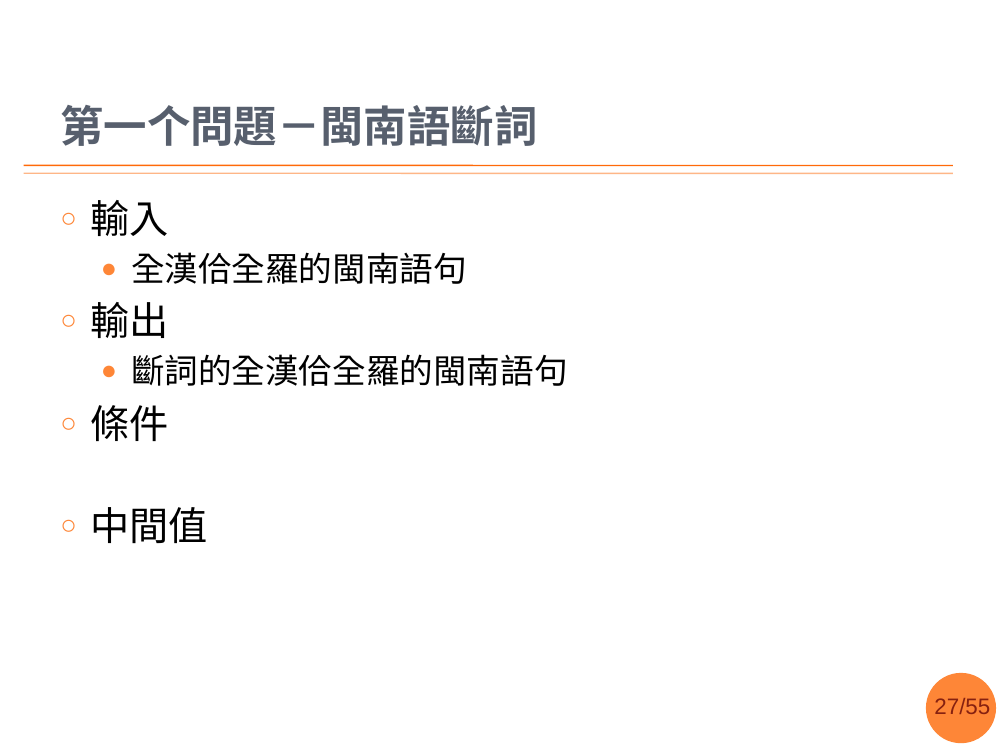
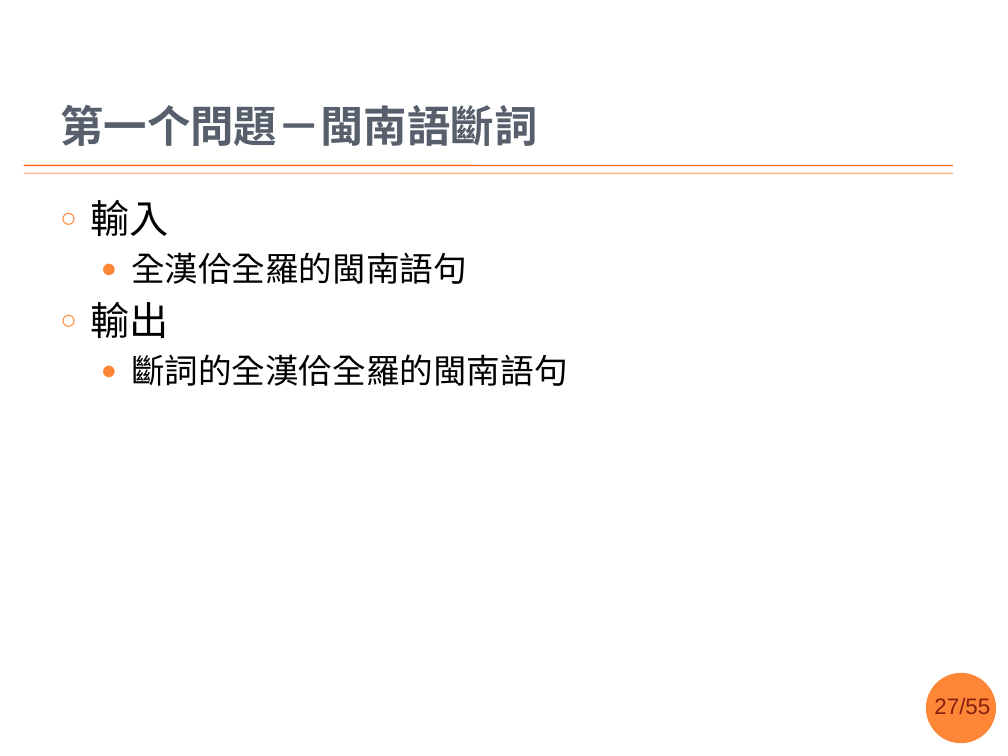
Before and after one commit to sih4sing5hong5/po3-ko3_tau5-iann2-phinn3, a slide deck: slide 27 of 翻譯報告.pptx. Drawn at 1008x756 pixels with LibreOffice and Linux fonts; fonts in the diff are those of the drawing; background and template pictures are left out. Boxes give left, top, right and bottom in pixels: in the first picture for what was removed or moved away, otherwise in the second. Text is boxed around its words. In the diff, an @@ line names an element or a change of style, - is before the commit and + after.

```diff
--- a/翻譯報告.pptx
+++ b/翻譯報告.pptx
@@ text at (x1=91, y1=405, x2=208, y2=544): paragraphs removed @@
-○ 條件
-○ 中間值
```
Also in this commit, not shown: 6 other slides changed.
